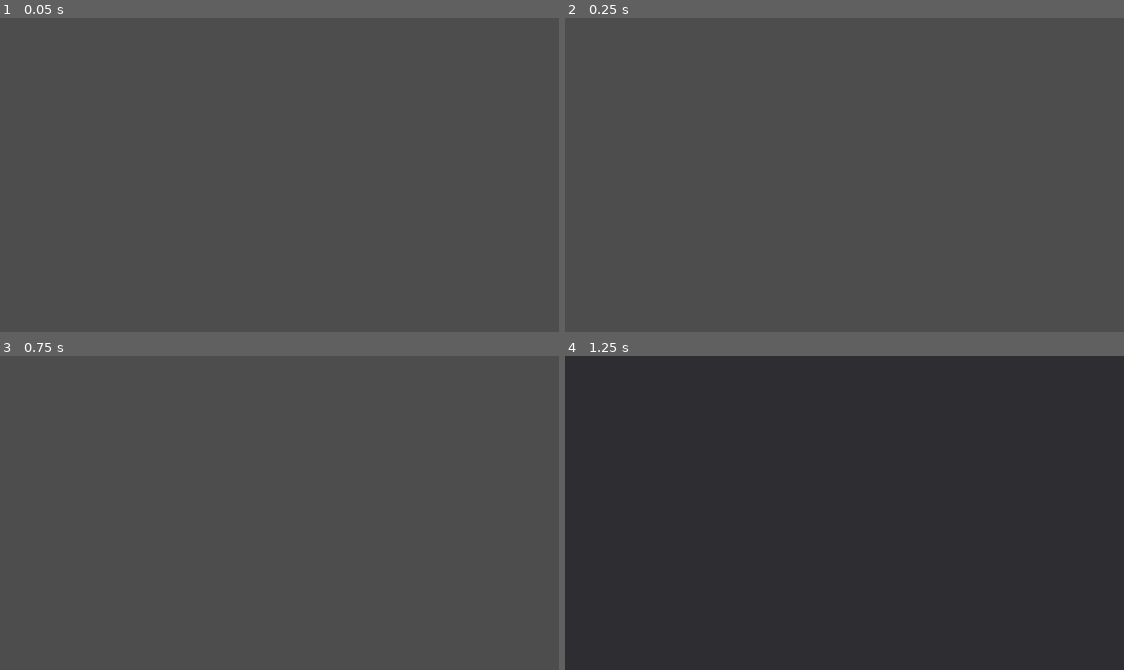
Above: before the commit, frames 1-4 (two rows, left to right).
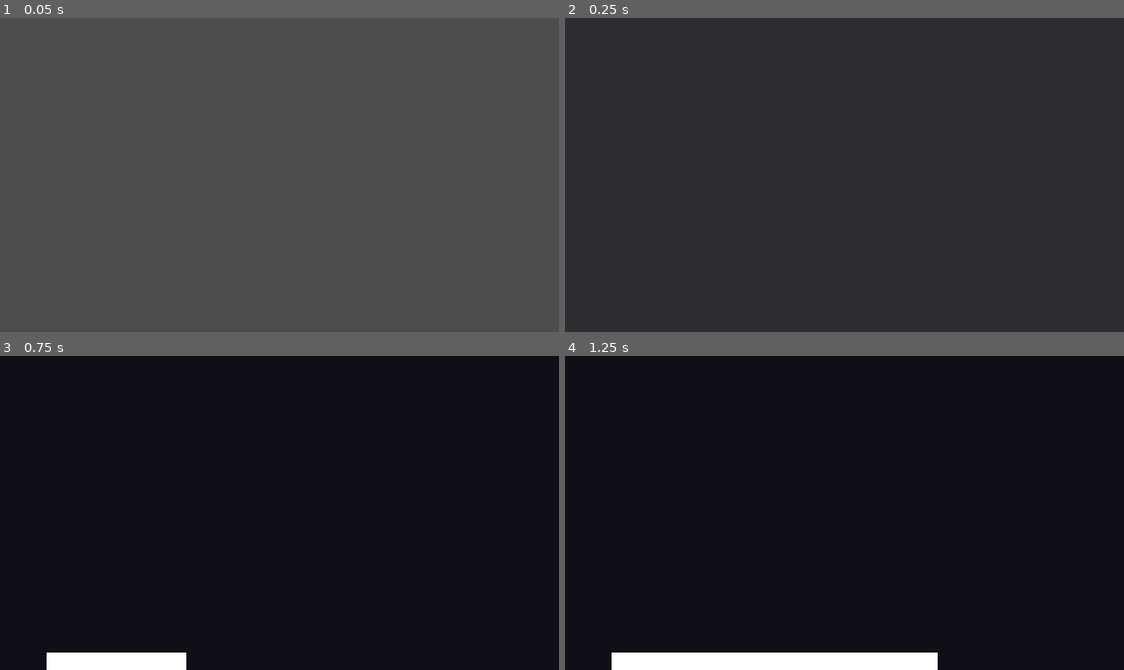
Above: after the commit, the same moments.

Repository: kuma-gee/my-first-game
Game: Godot game, scene res://game.tscn
Two runs of this game, one before a commit and one after it. Both use one fixed random seed, a clock stepped at 60 frames per second and the inputs below.
Inputs:
- Up to frame 1 (0.05 s): no input
- Up to frame 2 (0.25 s): no input
- Up to frame 3 (0.75 s): hold D (move_right) from 0.53 s (still down)
- Up to frame 4 (1.25 s): keep holding D (move_right); tap Space (jump) at 0.77 s

Frame 1 is identical in both runs. In frame 2, 100% of the frame differs, in the area x 0-100%, y 0-100%; in frame 3, 100%; in frame 4, 100%.

Commit message:
improve frame freeze

Diff:
--- a/cursor.gd
+++ b/cursor.gd
@@ -44,6 +44,9 @@
 func enable_catch():
 	catching_enabled = true
 
+func disable_catch():
+	catching_enabled = true
+
 func catch_player(player: Node2D):
 	if catching_enabled:
 		caught = false
--- a/game.gd
+++ b/game.gd
@@ -161,4 +161,5 @@
 	enclose_player()
 
 func restart():
+	get_tree().paused = false
 	get_tree().reload_current_scene()
--- a/game.tscn
+++ b/game.tscn
@@ -592,7 +592,7 @@
 tracks/7/interp = 1
 tracks/7/loop_wrap = true
 tracks/7/keys = {
-"times": PackedFloat32Array(15.1),
+"times": PackedFloat32Array(15),
 "transitions": PackedFloat32Array(1),
 "values": [{
 "args": [-1],
@@ -1024,6 +1024,20 @@
 "method": &"enable_jump"
 }]
 }
+tracks/2/type = "method"
+tracks/2/imported = false
+tracks/2/enabled = true
+tracks/2/path = NodePath("Cursor")
+tracks/2/interp = 1
+tracks/2/loop_wrap = true
+tracks/2/keys = {
+"times": PackedFloat32Array(0),
+"transitions": PackedFloat32Array(1),
+"values": [{
+"args": [],
+"method": &"disable_catch"
+}]
+}
 
 [sub_resource type="Animation" id="Animation_5b5px"]
 resource_name = "start"
@@ -1391,6 +1405,7 @@
 [node name="AnimationPlayer" type="AnimationPlayer" parent="."]
 process_mode = 3
 autoplay = "start"
+speed_scale = 5.0
 libraries = {
 "": SubResource("AnimationLibrary_onv6d")
 }
--- a/player.gd
+++ b/player.gd
@@ -100,9 +100,9 @@
 
 	if freeze_enabled:
 		if health <= 0:
-			freeze(0.01, 1.0)
+			freeze(0.01, 2.0)
 		else:
-			freeze(0.01, 0.1)
+			freeze(0.01, 0.8)
 
 func freeze(time_scale: float, duration: float):
 	Engine.time_scale = time_scale
--- a/player.tscn
+++ b/player.tscn
@@ -23,6 +23,21 @@
 damping_min = 50.0
 damping_max = 100.0
 
+[sub_resource type="Animation" id="Animation_ghcqf"]
+length = 0.001
+tracks/0/type = "value"
+tracks/0/imported = false
+tracks/0/enabled = true
+tracks/0/path = NodePath("Body:scale")
+tracks/0/interp = 1
+tracks/0/loop_wrap = true
+tracks/0/keys = {
+"times": PackedFloat32Array(0),
+"transitions": PackedFloat32Array(1),
+"update": 0,
+"values": [Vector2(1, 1)]
+}
+
 [sub_resource type="Animation" id="Animation_8lfda"]
 resource_name = "land"
 length = 0.4
@@ -37,21 +52,6 @@
 "transitions": PackedFloat32Array(1, 1, 1),
 "update": 0,
 "values": [Vector2(1, 1), Vector2(1.2, 0.8), Vector2(1, 1)]
-}
-
-[sub_resource type="Animation" id="Animation_ghcqf"]
-length = 0.001
-tracks/0/type = "value"
-tracks/0/imported = false
-tracks/0/enabled = true
-tracks/0/path = NodePath("Body:scale")
-tracks/0/interp = 1
-tracks/0/loop_wrap = true
-tracks/0/keys = {
-"times": PackedFloat32Array(0),
-"transitions": PackedFloat32Array(1),
-"update": 0,
-"values": [Vector2(1, 1)]
 }
 
 [sub_resource type="AnimationLibrary" id="AnimationLibrary_hhtcq"]
